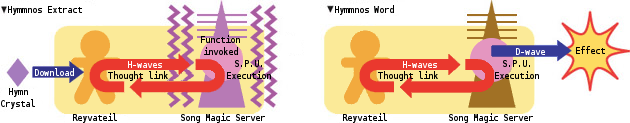
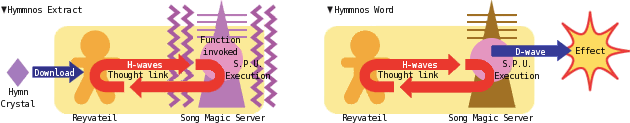
Layers edited between the first and the second w=630, h=123 image:
painted on "Hymmnos Extract" over (x1=8, y1=6, x2=82, y2=15)
painted on "Hymmnos Word" over (x1=335, y1=5, x2=394, y2=15)
painted on "Reyvateil#1" over (x1=343, y1=113, x2=387, y2=123)
painted on "Song Magic Server#1" over (x1=449, y1=113, x2=533, y2=123)
painted on "Song Magic Server" over (x1=181, y1=113, x2=265, y2=123)
painted on "Reyvateil" over (x1=73, y1=113, x2=117, y2=123)
painted on "Thought link" over (x1=108, y1=71, x2=168, y2=81)
painted on "H-waves" over (x1=127, y1=61, x2=162, y2=68)
painted on "S.P.U. ...#1" over (x1=226, y1=60, x2=271, y2=79)
painted on "Hymn ..." over (x1=1, y1=88, x2=35, y2=109)
painted on "Function ..." over (x1=201, y1=35, x2=240, y2=55)
painted on "S.P.U. ..." over (x1=495, y1=60, x2=539, y2=79)
painted on "Effect" over (x1=576, y1=46, x2=605, y2=54)
painted on "Thought link#1" over (x1=378, y1=71, x2=438, y2=81)
painted on "Background" over (x1=0, y1=0, x2=630, y2=123)
